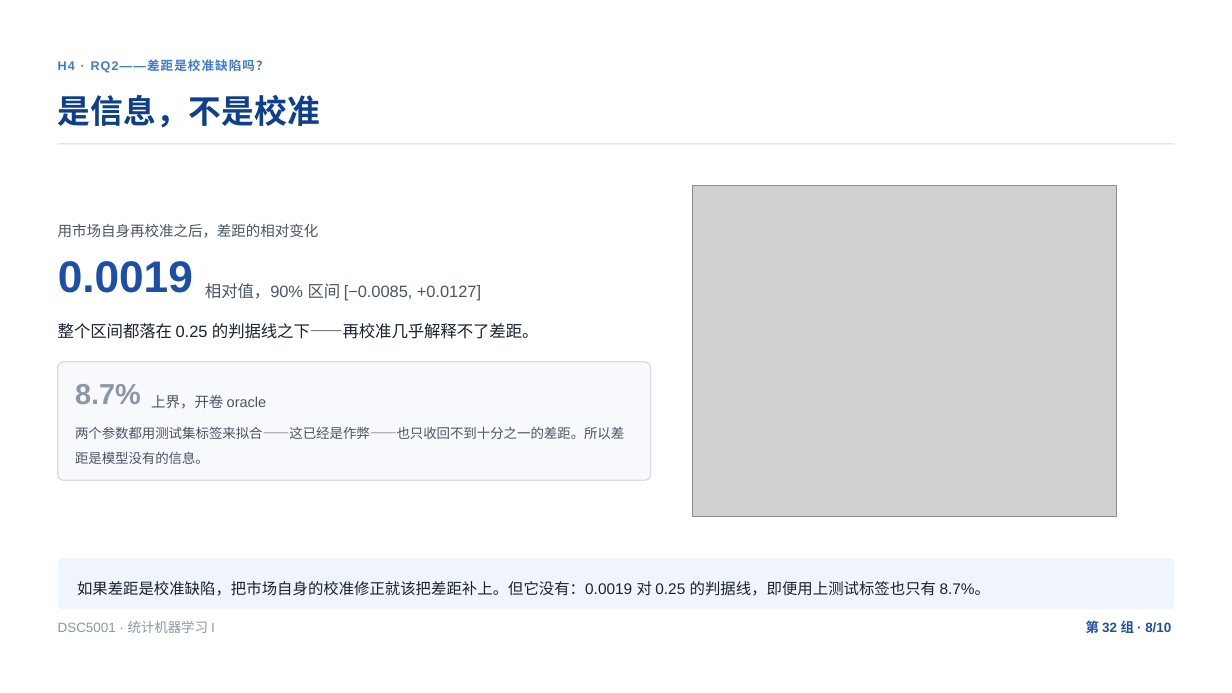
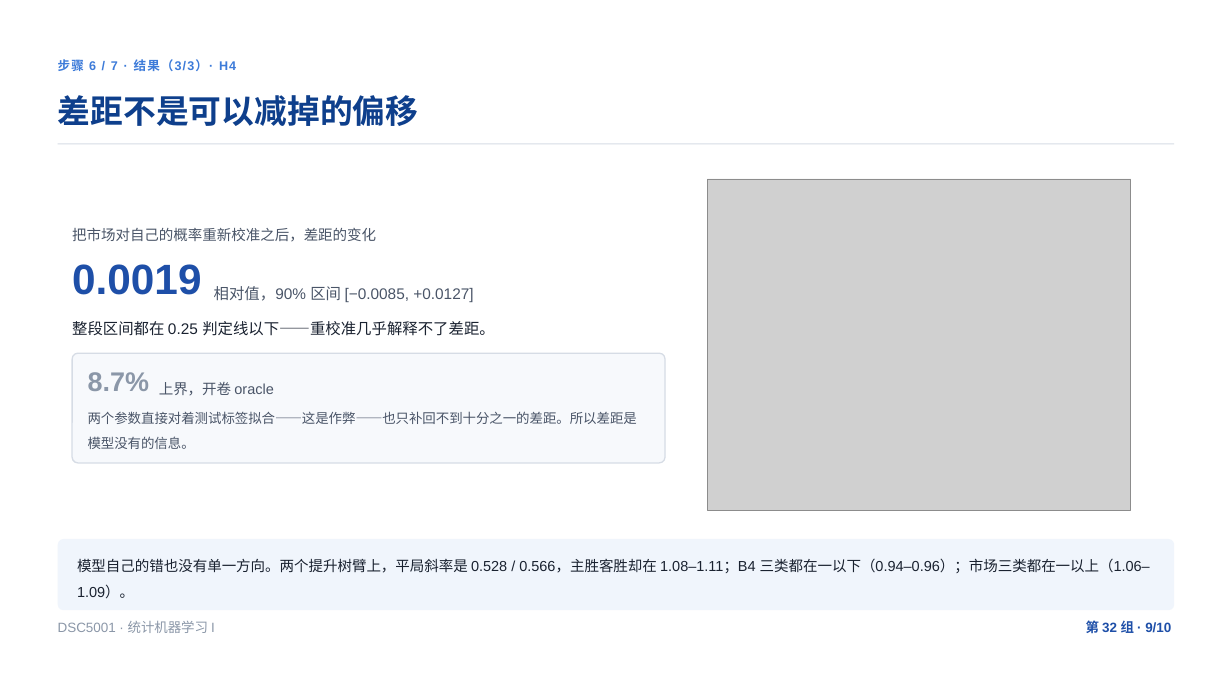
Before and after one commit to XHH-Coco/Football-Calibration, a slide deck: slide 9 of products/slides/Market-Audit/Market-Audit-CN.pptx (slide 8 before the commit). Drawn at 1232x693 pixels with LibreOffice and Linux fonts; fonts in the diff are those of the drawing; grey boxes stand for pictures. Boxes give left, top, right and bottom in pixels: in the first picture for what was removed or moved away, otherwise in the second. Text is boxed around its words. In the diff, an @@ line names an element or a change of style, - is before the commit and + after.

```diff
--- a/products/slides/Market-Audit/Market-Audit-CN.pptx
+++ b/products/slides/Market-Audit/Market-Audit-CN.pptx
@@ text at <box>58,59,236,73</box>: text changed @@
-H4 · RQ2——差距是校准缺陷吗？
+步骤 6 / 7 · 结果（3/3）· H4
@@ text at <box>58,95,419,126</box>: text changed @@
-是信息，不是校准
+差距不是可以减掉的偏移
@@ picture: place and size @@
-picture at <box>693,186,1116,517</box>
+picture at <box>708,179,1131,510</box>
@@ text at <box>72,228,376,242</box>: text changed @@
-用市场自身再校准之后，差距的相对变化
+把市场对自己的概率重新校准之后，差距的变化
@@ text "0.0019": place and size @@
-text "0.0019" at <box>58,261,193,293</box>
+text "0.0019" at <box>72,264,201,295</box>
@@ text "0.0019" at <box>72,264,201,295</box>: size 34.5 to 33 pt @@
@@ text "相对值，90% 区间 [−0.0085, +0.0127]": place and size @@
-text "相对值，90% 区间 [−0.0085, +0.0127]" at <box>205,283,481,301</box>
+text "相对值，90% 区间 [−0.0085, +0.0127]" at <box>214,286,473,302</box>
@@ text "相对值，90% 区间 [−0.0085, +0.0127]" at <box>214,286,473,302</box>: size 12.8 to 12 pt @@
@@ text at <box>72,321,495,336</box>: text changed; size 12.8 to 12 pt @@
-整个区间都落在 0.25 的判据线之下——再校准几乎解释不了差距。
+整段区间都在 0.25 判定线以下——重校准几乎解释不了差距。
@@ rounded rectangle at <box>72,353,665,463</box>: proportions changed @@
@@ rounded rectangle: place and size @@
-rounded rectangle at <box>57,362,651,481</box>
+rounded rectangle at <box>72,353,665,463</box>
@@ text "8.7%": place and size @@
-text "8.7%" at <box>75,384,141,404</box>
+text "8.7%" at <box>88,372,149,391</box>
@@ text "8.7%" at <box>88,372,149,391</box>: size 22.5 to 21 pt @@
@@ text "上界，开卷 oracle": place and size @@
-text "上界，开卷 oracle" at <box>151,395,266,409</box>
+text "上界，开卷 oracle" at <box>159,382,273,395</box>
@@ text at <box>88,411,637,449</box>: text changed @@
-两个参数都用测试集标签来拟合——这已经是作弊——也只收回不到十分之一的差距。所以差距是模型没有的信息。
+两个参数直接对着测试标签拟合——这是作弊——也只补回不到十分之一的差距。所以差距是模型没有的信息。
@@ rounded rectangle: place and size @@
-rounded rectangle at <box>57,558,1174,609</box>
+rounded rectangle at <box>57,539,1174,610</box>
@@ rounded rectangle at <box>57,539,1174,610</box>: proportions changed @@
@@ text added at <box>77,559,1150,599</box>, 11.2 pt, text #1A2230 @@
+模型自己的错也没有单一方向。两个提升树臂上，平局斜率是 0.528 / 0.566，主胜客胜却在 1.08–1.11；B4 三类都在一以下（0.94–0.96）；市场三类都在一以上（1.06–1.09）。
@@ text removed at <box>77,581,990,596</box> @@
-如果差距是校准缺陷，把市场自身的校准修正就该把差距补上。但它没有：0.0019 对 0.25 的判据线，即便用上测试标签也只有 8.7%。
@@ text at <box>1086,618,1171,636</box>: text changed @@
-第 32 组 · 8/10
+第 32 组 · 9/10
```
Also in this commit, not shown: 7 other slides changed, 1 slide added, 1 slide removed, 48 other files.
